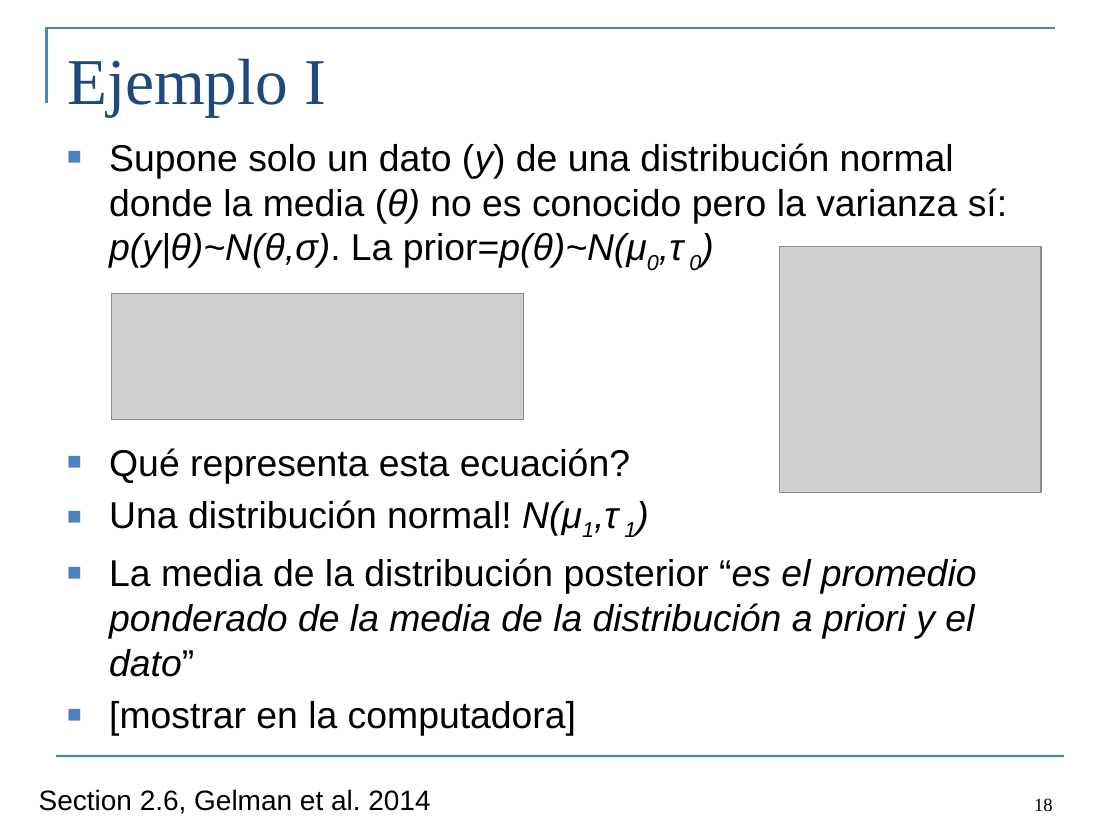
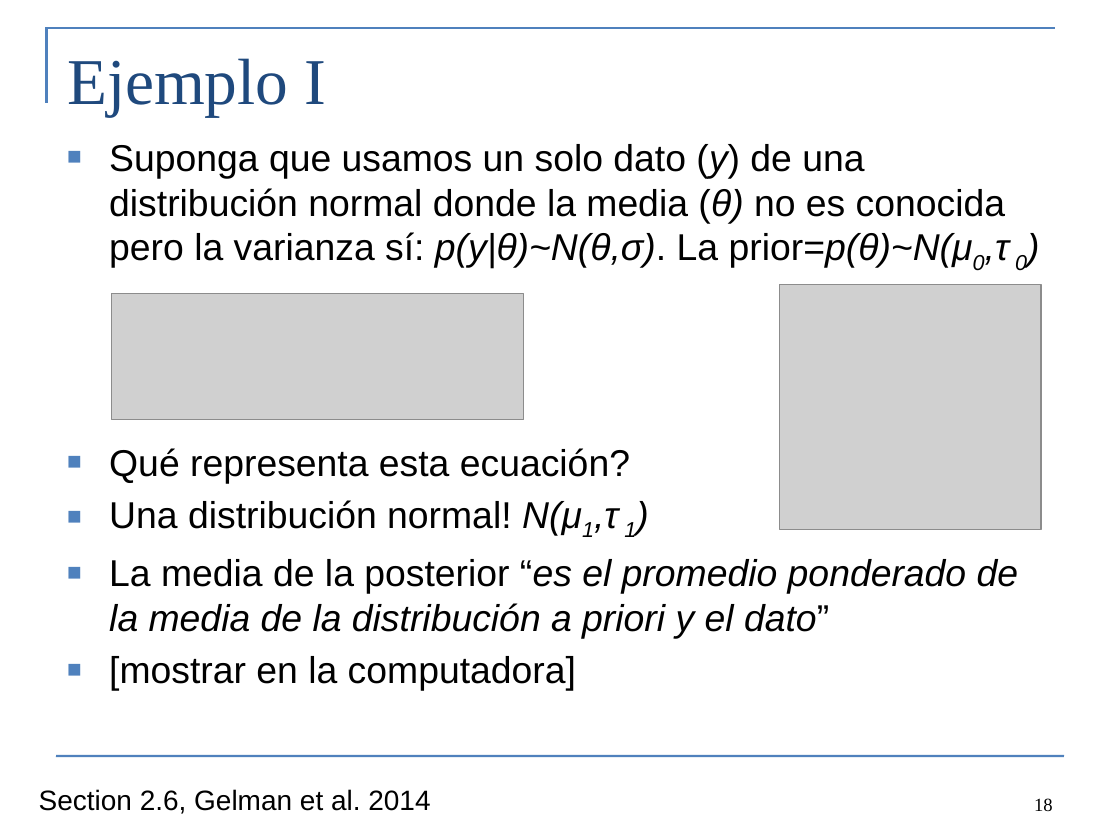
Before and after one commit to colemonnahan/bayes_workshop, a slide deck: slide 18 of dia2/lecture2_bayes.pptx. Drawn at 1120x840 pixels with LibreOffice and Linux fonts; fonts in the diff are those of the drawing; grey boxes stand for pictures. Boxes give left, top, right and bottom in pixels: in the first picture for what was removed or moved away, otherwise in the second. Text is boxed around its words. In the diff, an @@ line names an element or a change of style, - is before the commit and + after.

```diff
--- a/dia2/lecture2_bayes.pptx
+++ b/dia2/lecture2_bayes.pptx
@@ text at [109, 144, 1027, 271]: text changed @@
-■ Supone solo un dato (y) de una distribución normal donde la media (θ) no es conocido pero la varianza sí: p(y|θ)~N(θ,σ). La prior=p(θ)~N(μ0,τ 0)
+■ Suponga que usamos un solo dato (y) de una distribución normal donde la media (θ) no es conocida pero la varianza sí: p(y|θ)~N(θ,σ). La prior=p(θ)~N(μ0,τ 0)
@@ picture: place and size @@
-picture at [780, 246, 1040, 492]
+picture at [780, 284, 1040, 530]
@@ text at [109, 559, 1019, 639]: text changed @@
-■ La media de la distribución posterior “es el promedio ponderado de la media de la distribución a priori y el dato”
+■ La media de la posterior “es el promedio ponderado de la media de la distribución a priori y el dato”
```
Also in this commit, not shown: 18 other slides changed, 4 other files.
